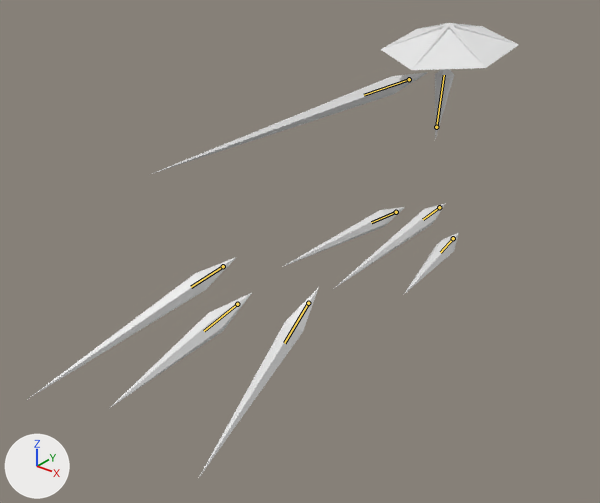
One commit to the glTF model glb_imports/ClarityDressShards.glb: the scene before it, then after it.
Both versions are drawn from a camera (50 mm lens) standing at (41.9, -75.6, 31.1) and looking at (-5.3, -16.7, -5.4). Every picture has the same lights, and +X, +Y and +Z are marked at lower left. The first picture is the older version. Both versions are drawn at frame 50 of the action 'TripleShardSequence1'; the numbers are the values there. The bones that change, and the others that lie on the model, are drawn over the model as lines.

Names of what the first picture shows: 'Arm', 'BackLeft', 'BackRight', 'Center', 'FrontLeft', 'FrontRight', 'Hat', 'MiddleLeft', 'MiddleRight'.
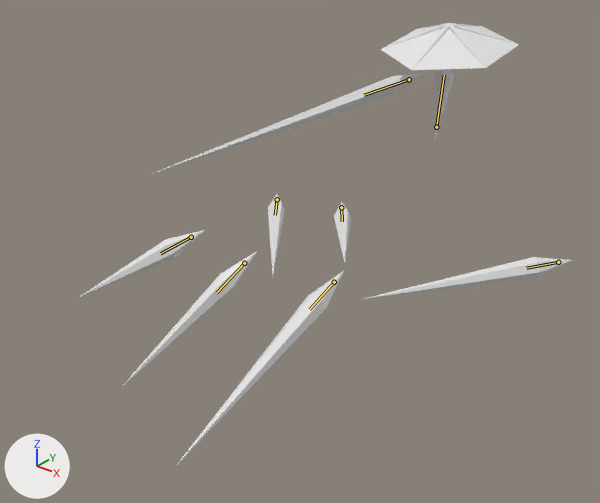
Location of each change, [x1, y1, x2, y2] in pixels of the pictures (600 x 503 px):
```json
{"object": "BackRight", "change": "posed", "before": [28, 257, 236, 399], "after": [175, 271, 344, 467], "on screen": "19% narrower, 38% taller"}
{"object": "MiddleLeft", "change": "posed", "before": [199, 287, 319, 477], "after": [122, 251, 257, 387], "on screen": "12% wider, 28% shorter"}
{"object": "FrontRight", "change": "posed", "before": [110, 293, 252, 408], "after": [80, 230, 205, 297], "on screen": "12% narrower, 41% shorter"}
{"object": "BackLeft", "change": "posed", "before": [332, 203, 446, 290], "after": [364, 257, 572, 299], "on screen": "82% wider, 51% shorter"}
{"object": "MiddleRight", "change": "posed", "before": [282, 207, 405, 267], "after": [268, 194, 285, 275], "on screen": "85% narrower, 34% taller"}
{"object": "FrontLeft", "change": "posed", "before": [404, 233, 459, 294], "after": [334, 202, 351, 263], "on screen": "68% narrower"}
{"bone": "Middle.L", "before": "(308, 303) to (284, 343)", "after": "(244, 263) to (216, 293)"}
{"bone": "Front.L", "before": "(453, 238) to (440, 252)", "after": "(341, 207) to (342, 221)"}
{"bone": "Back.L", "before": "(439, 207) to (423, 219)", "after": "(558, 262) to (526, 268)"}
{"bone": "Middle.R", "before": "(396, 212) to (371, 222)", "after": "(277, 199) to (275, 215)"}
{"bone": "Front.R", "before": "(237, 304) to (204, 331)", "after": "(191, 237) to (160, 253)"}
{"bone": "Back.R", "before": "(223, 266) to (191, 287)", "after": "(334, 282) to (309, 309)"}
```

Edits to the scene script, one JSON object a line:
```json
{"block": "bone_middle_l", "where": "bone_middle_l = bpy.data.objects['Armature'].pose.bones['Middle.L']"}
{"op": "set", "path": "bone_middle_l.location", "old": "(0.93, 5.69, 26.91)", "new": "(9.86, 3.02, 24.72)"}
{"op": "set", "path": "bone_middle_l.rotation_quaternion", "old": "(0.858, 0.304, -0.303, -0.28)", "new": "(0.865, 0.263, -0.17, -0.392)", "note": "degrees (48, -20, -45) -> degrees (36, -5, -50)"}
{"block": "bone_front_l", "where": "bone_front_l = bpy.data.objects['Armature'].pose.bones['Front.L']"}
{"op": "set", "path": "bone_front_l.location", "old": "(0.48, 8.89, -3.89)", "new": "(13.52, 5.26, -0.98)"}
{"op": "set", "path": "bone_front_l.rotation_quaternion", "old": "(0.717, 0.543, -0.385, -0.207)", "new": "(0.655, 0.551, -0.516, 0.001)", "note": "degrees (83, -19, -49) -> degrees (101, -43, -51)"}
{"block": "bone_back_l", "where": "bone_back_l = bpy.data.objects['Armature'].pose.bones['Back.L']"}
{"op": "set", "path": "bone_back_l.location", "old": "(3.47, 6.9, 1.8)", "new": "(-12.13, 9.46, 7.66)"}
{"op": "set", "path": "bone_back_l.rotation_quaternion", "old": "(0.586, 0.684, -0.253, -0.354)", "new": "(0.602, 0.601, 0.027, -0.525)", "note": "degrees (94, 11, -51) -> degrees (68, 42, -53)"}
{"block": "bone_middle_r", "where": "bone_middle_r = bpy.data.objects['Armature'].pose.bones['Middle.R']"}
{"op": "set", "path": "bone_middle_r.location", "old": "(-1.48, 8.47, 0.29)", "new": "(11.01, 12.19, 5.91)"}
{"op": "set", "path": "bone_middle_r.rotation_quaternion", "old": "(0.737, 0.633, -0.108, -0.213)", "new": "(0.56, 0.746, -0.357, 0.051)", "note": "degrees (80, 6, -27) -> degrees (115, -28, -33)"}
{"block": "bone_front_r", "where": "bone_front_r = bpy.data.objects['Armature'].pose.bones['Front.R']"}
{"op": "set", "path": "bone_front_r.location", "old": "(-2.59, 11.73, 26.99)", "new": "(9.49, 13.19, 19.33)"}
{"op": "set", "path": "bone_front_r.rotation_quaternion", "old": "(0.741, 0.231, -0.556, -0.297)", "new": "(0.818, 0.053, -0.46, -0.342)", "note": "degrees (68, -43, -74) -> degrees (35, -46, -61)"}
{"block": "bone_back_r", "where": "bone_back_r = bpy.data.objects['Armature'].pose.bones['Back.R']"}
{"op": "set", "path": "bone_back_r.location", "old": "(2.3, -3.02, 30.42)", "new": "(-6.94, -4.25, 25.97)"}
{"op": "set", "path": "bone_back_r.rotation_quaternion", "old": "(0.644, 0.336, -0.483, -0.488)", "new": "(0.537, 0.442, -0.559, -0.451)", "note": "degrees (71, -17, -87) -> degrees (91, -12, -92)"}
```
